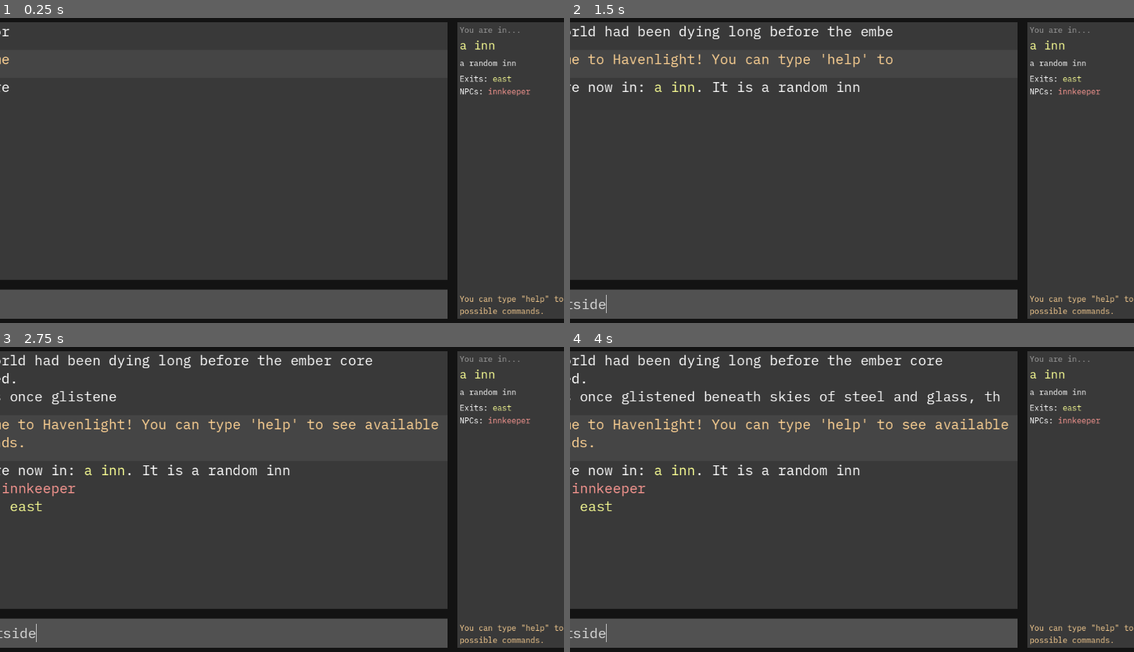
Above: before the commit, frames 1-4 (two rows, left to right).
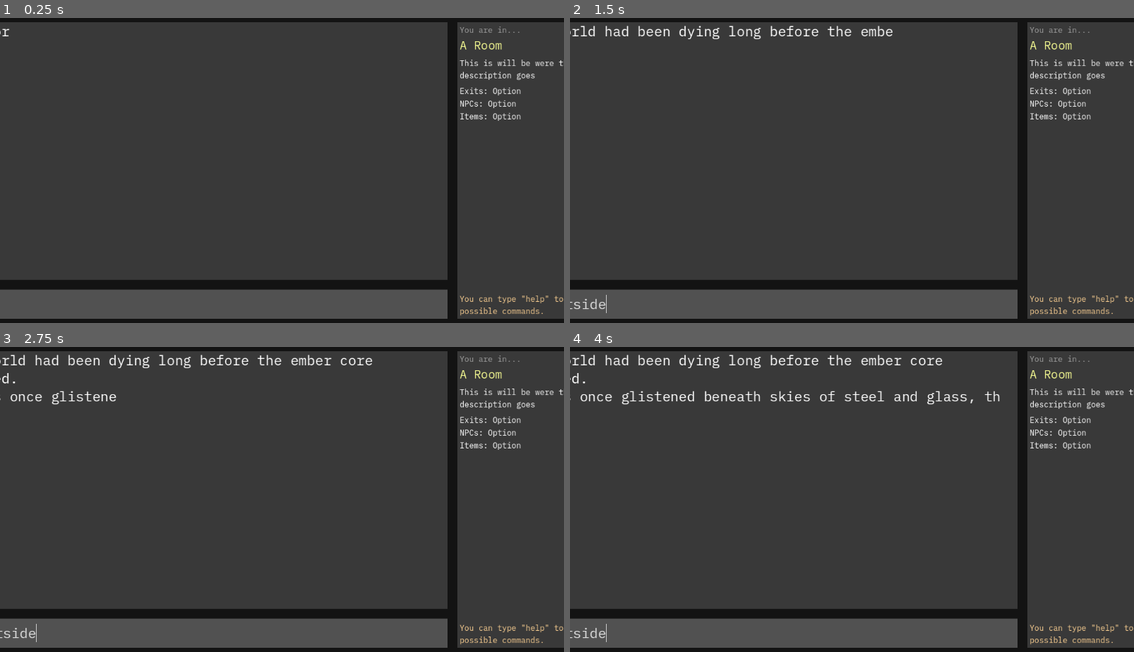
Above: after the commit, the same moments.

Repository: Gordope/CoT
Game: Godot game, scene res://control_(root).tscn
Same seed, same stepped clock (60 frames per second), same inputs: the game is played once before the commit and once after it.
Inputs (mouse positions are in pixels of both pictures, inside the frame that each line leads up to):
- Up to frame 1 (0.25 s): no input
- Up to frame 2 (1.5 s): click (784, 304) at 0.52 s; type "outside" at 0.6 s
- Up to frame 3 (2.75 s): no input
- Up to frame 4 (4 s): no input

The runs differ from the first frame. In frame 1, 0.8% of the frame differs, in the area x 0-100%, y 7-34%; in frame 2, 1.9%; in frame 3, 2.4%, in the area x 0-100%, y 7-54%; in frame 4, 2.4%.

Commit message:
start journey button

Diff:
--- a/control_(root).gd
+++ b/control_(root).gd
@@ -11,14 +11,7 @@
 func _ready() -> void:
 	var intro_story = create_intro_story()
 	game_info.create_response(intro_story)
-	game_info.create_response(Types.wrap_system_text("Welcome to Havenlight! You can type 'help' to see available commands."))
 
-	var side_panel = $Background/MarginContainer/Columns/SidePanel
-	command_processor.room_changed.connect(Callable(side_panel, "handle_room_changed"))
-	command_processor.room_updated.connect(Callable(side_panel, "handle_room_changed"))
-
-	var starting_room_response = command_processor.initialize(room_manager.get_child(0), player)
-	game_info.create_response(starting_room_response)
 	#game_info.add_scene(START_BUTTON)
 
 
--- /dev/null
+++ b/start_journey_button.tscn
@@ -0,0 +1,10 @@
+[gd_scene load_steps=2 format=3 uid="uid://cyf80k0vo6l4u"]
+
+[ext_resource type="FontFile" uid="uid://bdu2732y362hq" path="res://fonts/IBMPlexMono-SemiBold.ttf" id="1_cgoi6"]
+
+[node name="StartJourneyButton" type="Button"]
+offset_right = 8.0
+offset_bottom = 8.0
+theme_override_fonts/font = ExtResource("1_cgoi6")
+theme_override_font_sizes/font_size = 28
+text = "Start Journey"
